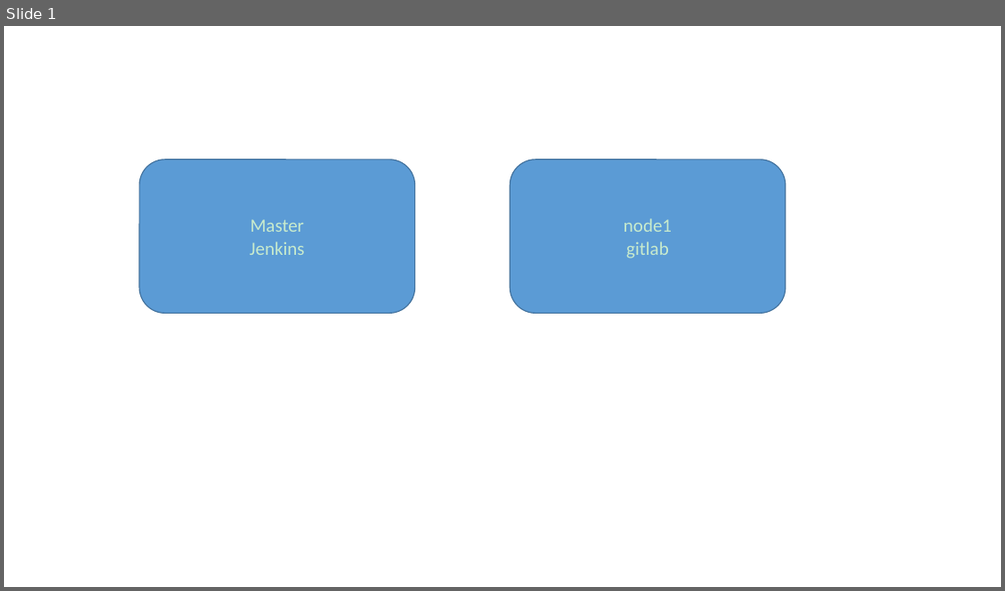
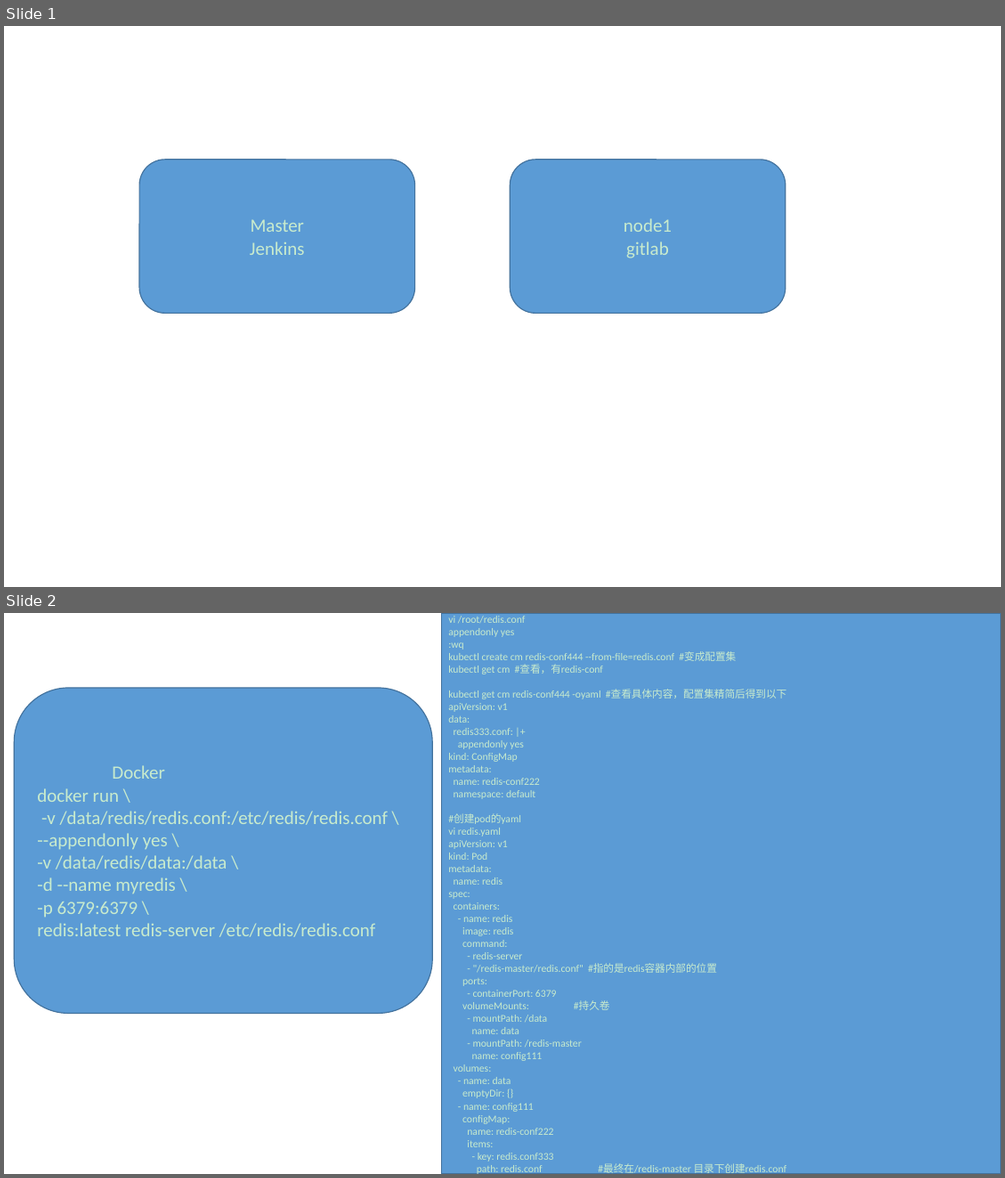
Before and after one commit to JasonBourne33/cNote, a slide deck: yunweiNote/jenkins单刷.pptx. Shown one above the other, each under a label of ours: slide 1 before the commit, slides 1 and 2 after it. The pictures are 1005x591 and 1005x1178 pixels, drawn with LibreOffice and Linux fonts; fonts in the diff are those of the drawing. Boxes give left, top, right and bottom in pixels: in the first picture for what was removed or moved away, otherwise in the second. Text is boxed around its words. In the diff, an @@ line names an element or a change of style, - is before the commit and + after.

```diff
--- a/yunweiNote/jenkins单刷.pptx
+++ b/yunweiNote/jenkins单刷.pptx
@@ slide 2 added at (4,613,1001,1174), background #C8EBCD @@
@@ rectangle added at (442,613,1001,1174), fill #5B9BD5, outline #43739E 1 pt, 10 pt, text #C8EBCD @@
+vi /root/redis.conf
+appendonly yes
+:wq
+kubectl create cm redis-conf444 --from-file=redis.conf #变成配置集
+kubectl get cm #查看，有redis-conf
+kubectl get cm redis-conf444 -oyaml #查看具体内容，配置集精简后得到以下
+apiVersion: v1
+data:
+redis333.conf: |+
+appendonly yes
+kind: ConfigMap
+metadata:
+name: redis-conf222
+namespace: default
+#创建pod的yaml
+vi redis.yaml
+apiVersion: v1
+kind: Pod
+metadata:
+name: redis
+spec:
+containers:
+- name: redis
+image: redis
+command:
+- redis-server
+- "/redis-master/redis.conf" #指的是redis容器内部的位置
+ports:
+- containerPort: 6379
+volumeMounts: #持久卷
+- mountPath: /data
+name: data
+- mountPath: /redis-master
+name: config111
+volumes:
+- name: data
+emptyDir: {}
+- name: config111
+configMap:
+name: redis-conf222
+items:
+- key: redis.conf333
+path: redis.conf #最终在/redis-master 目录下创建redis.conf
@@ rounded rectangle added at (15,688,432,1013), fill #5B9BD5, outline #43739E 1 pt, 18 pt, text #C8EBCD @@
+Docker
+docker run \
+-v /data/redis/redis.conf:/etc/redis/redis.conf \
+--appendonly yes \
+-v /data/redis/data:/data \
+-d --name myredis \
+-p 6379:6379 \
+redis:latest redis-server /etc/redis/redis.conf
```
Also in this commit, not shown: 4 other files.
